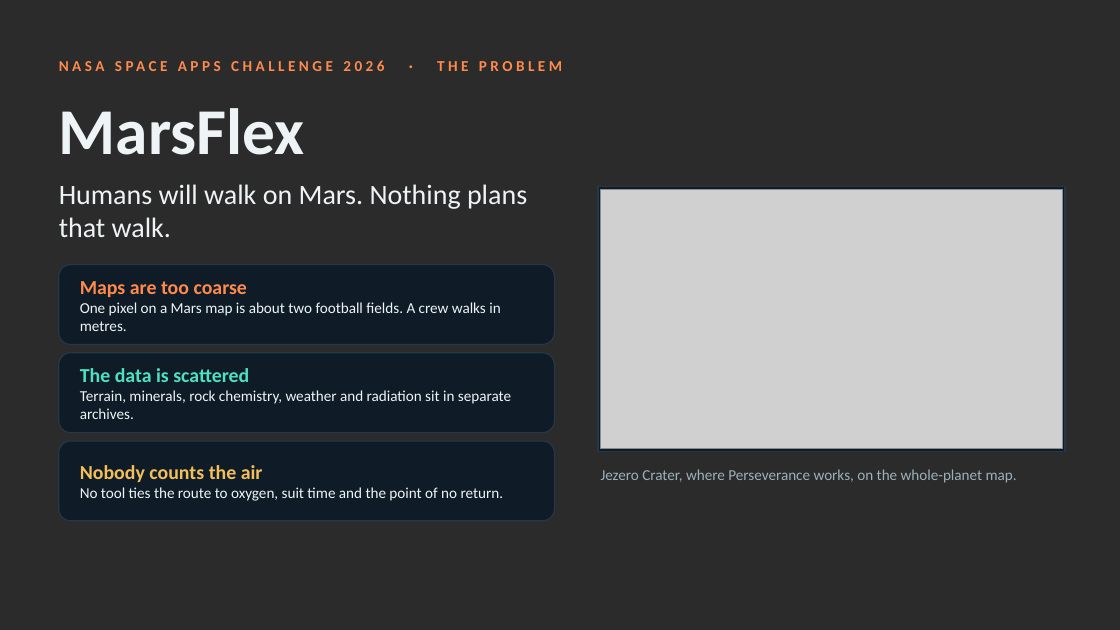
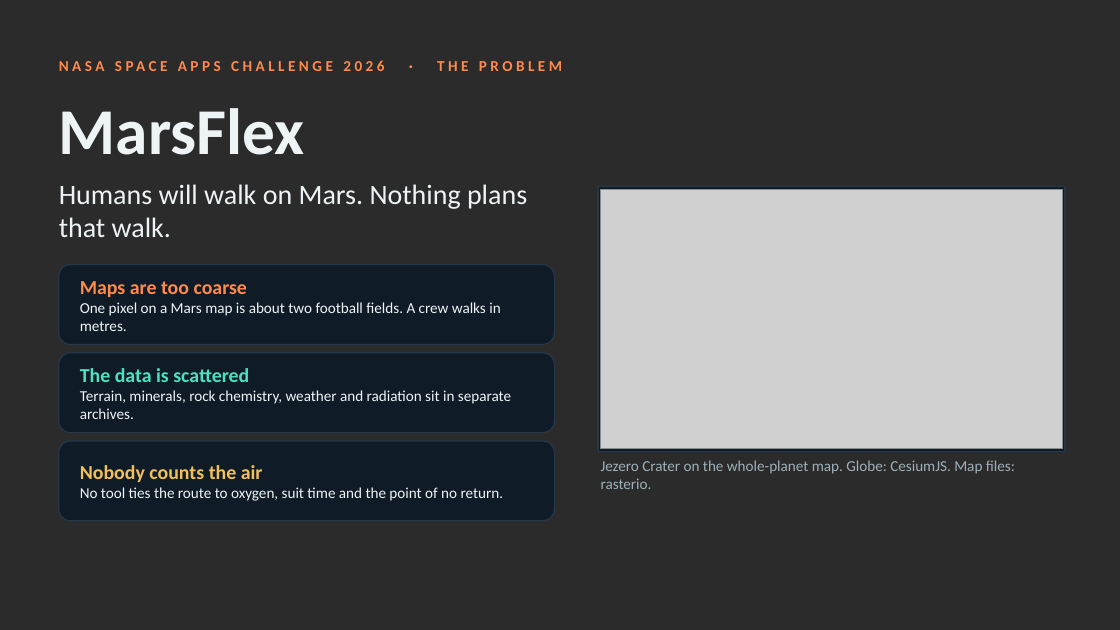
Before and after one commit to Humam-Taibeh/MarsFlex, a slide deck: slide 1 of docs/submission/presentation/MarsFlex_Presentation_4min.pptx. Drawn at 1120x630 pixels with LibreOffice and Linux fonts; fonts in the diff are those of the drawing; grey boxes stand for pictures; background and template pictures are left out; a plain dark background stands for a picture behind light text. Boxes give left, top, right and bottom in pixels: in the first picture for what was removed or moved away, otherwise in the second. Text is boxed around its words. In the diff, an @@ line names an element or a change of style, - is before the commit and + after.

Commit message:
Spread the tools across the slides and the script, each named where its feature is mentioned

```diff
--- a/docs/submission/presentation/MarsFlex_Presentation_4min.pptx
+++ b/docs/submission/presentation/MarsFlex_Presentation_4min.pptx
@@ text at [601, 460, 1015, 489]: text changed @@
-Jezero Crater, where Perseverance works, on the whole-planet map.
+Jezero Crater on the whole-planet map. Globe: CesiumJS. Map files: rasterio.
```
Also in this commit, not shown: 3 other slides changed, 2 other files.
